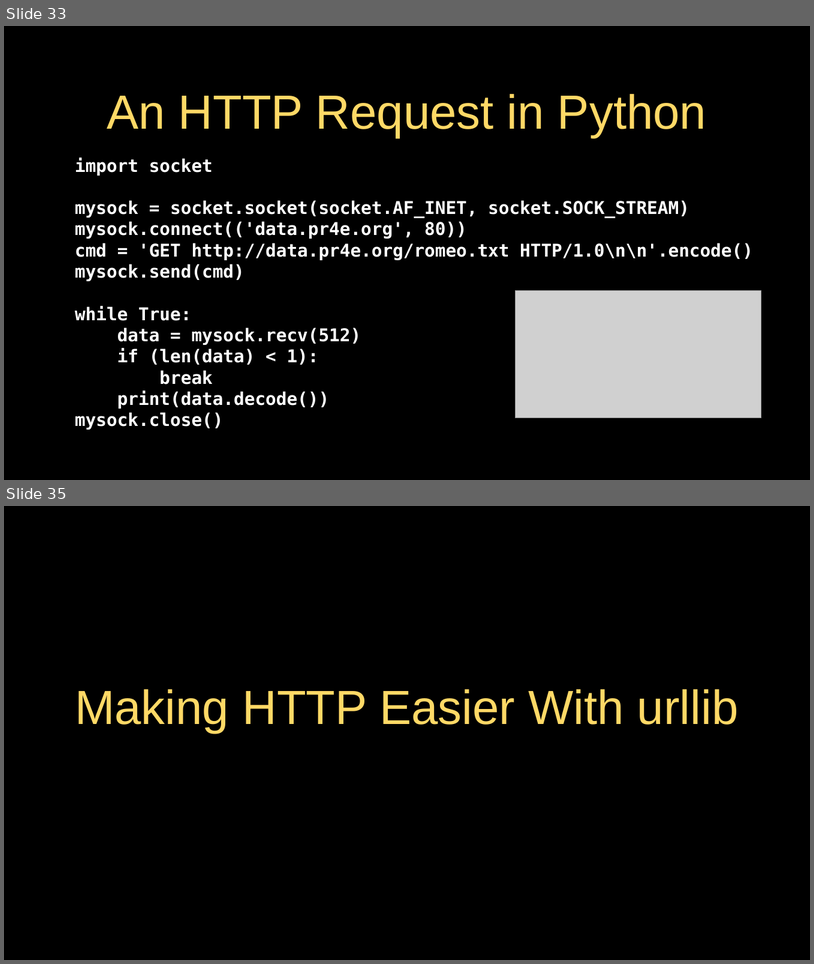
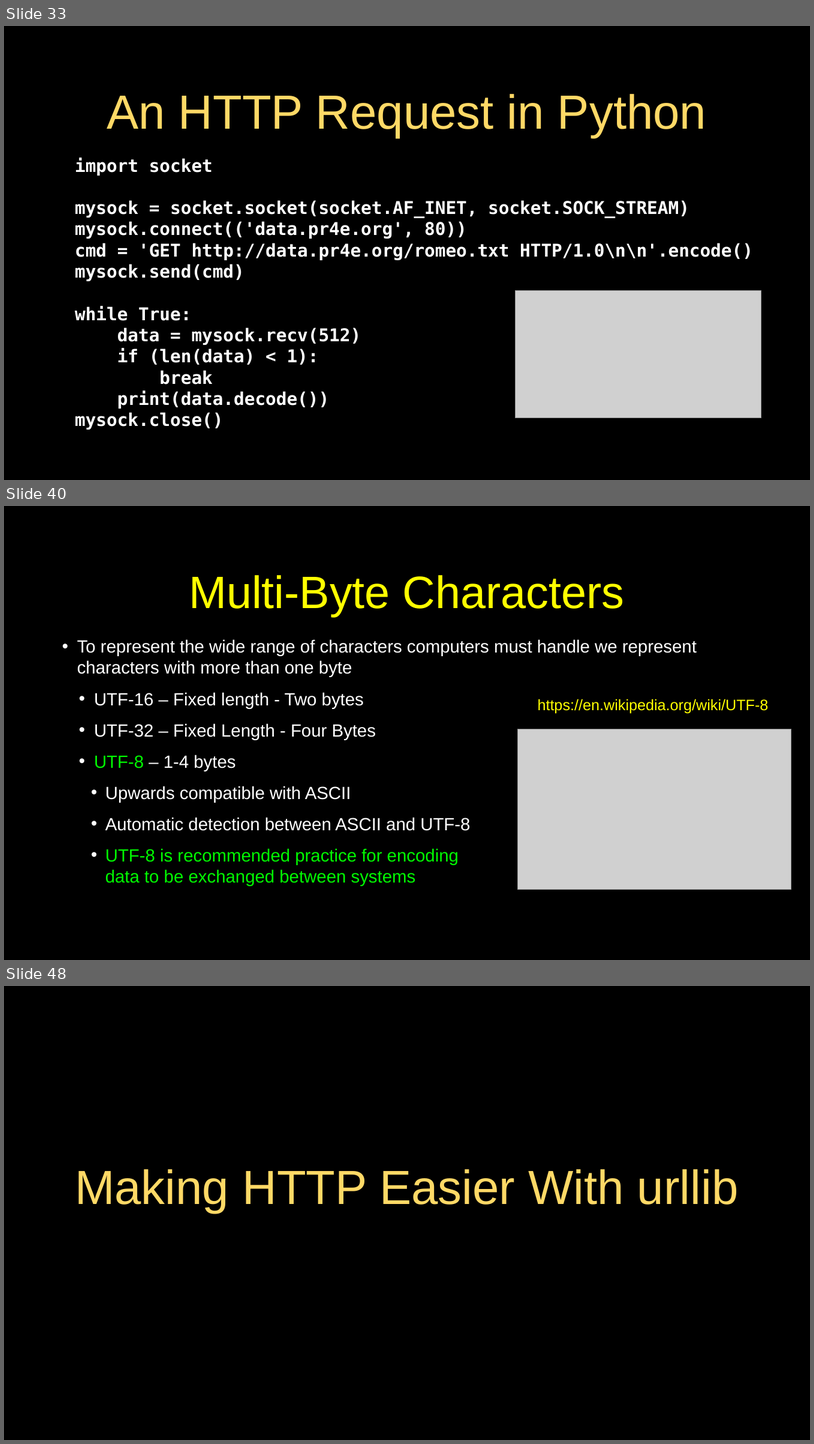
Before and after one commit to csev/py4e, a slide deck: lectures3/Pythonlearn-12-HTTP.pptx. Shown one above the other, each under a label of ours: slides 33 and 35 before the commit, slides 33, 40 and 48 after it; the slides between them are not shown. The pictures are 814x964 and 814x1444 pixels, drawn with LibreOffice and Linux fonts; fonts in the diff are those of the drawing; grey boxes stand for pictures. Boxes give left, top, right and bottom in pixels: in the first picture for what was removed or moved away, otherwise in the second. Text is boxed around its words. In the diff, an @@ line names an element or a change of style, - is before the commit and + after.

```diff
--- a/lectures3/Pythonlearn-12-HTTP.pptx
+++ b/lectures3/Pythonlearn-12-HTTP.pptx
@@ slide 40 added at box(4, 506, 810, 960), background #000000; not listed: 1 template element that a slide beside it also shows @@
@@ title added at box(189, 575, 625, 616), 72 pt, text #FFFF00 @@
+Multi-Byte Characters
@@ text added at box(77, 639, 697, 886), 28 pt, text #FFFFFF @@
+• To represent the wide range of characters computers must handle we represent characters with more than one byte
+  • UTF-16 – Fixed length - Two bytes
+  • UTF-32 – Fixed Length - Four Bytes
+  • UTF-8 – 1-4 bytes
+    • Upwards compatible with ASCII
+    • Automatic detection between ASCII and UTF-8
+    • UTF-8 is recommended practice for encoding
+      data to be exchanged between systems
@@ text added at box(538, 699, 769, 713), 24 pt, text #FFFF00 @@
+https://en.wikipedia.org/wiki/UTF-8
@@ picture added at box(518, 729, 791, 889) @@
@@ what was slide 35 is now slide 48 @@
```
Also in this commit, not shown: 5 slides changed, 12 other slides added, 5 other files.
